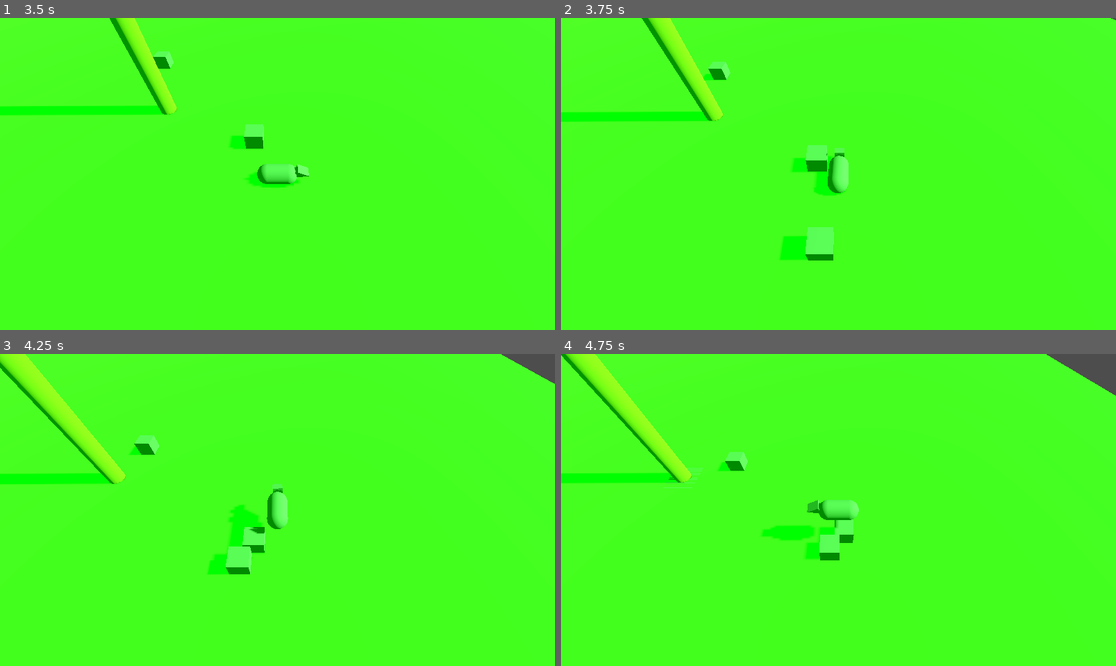
Above: before the commit, frames 1-4 (two rows, left to right).
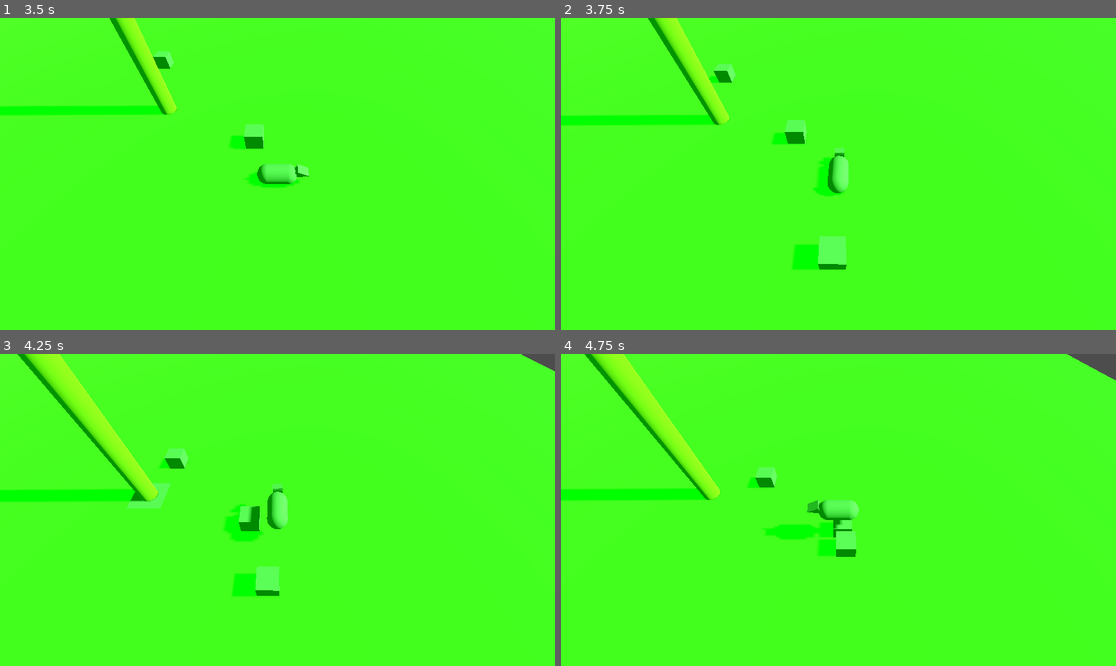
Above: after the commit, the same moments.

Repository: zepedaivanmx/rats
Game: Godot game, scene res://entities/mainMenu.tscn
Same seed, same stepped clock (60 frames per second), same inputs: the game is played once before the commit and once after it.
Inputs:
- Up to frame 1 (3.5 s): click "Play" at 0.5 s; tap Enter (ui_accept) at 1.25, 1.52, 2.27 s; hold Right (ui_right) 1.28-2.03 s; hold Down (ui_down) 2.03-2.78 s; hold Right (ui_right) from 2.78 s (still down)
- Up to frame 2 (3.75 s): release Right (ui_right) at 3.53 s; hold Up (ui_up) from 3.53 s (still down)
- Up to frame 3 (4.25 s): keep holding Up (ui_up); tap Enter (ui_accept) at 3.77 s
- Up to frame 4 (4.75 s): release Up (ui_up) at 4.28 s; hold Left (ui_left) from 4.28 s (still down); tap Enter (ui_accept) at 4.52 s

Frame 1 is identical in both runs. In frame 2, 4.1% of the frame differs, in the area x 0-100%, y 0-81%; in frame 3, 8.9%, in the area x 0-100%, y 0-78%; in frame 4, 7.2%.

Commit message:
Atack, Draw and Relase Properly working

Diff:
--- a/entities/forest_animal.tscn
+++ b/entities/forest_animal.tscn
@@ -6,9 +6,9 @@
 
 [sub_resource type="BoxMesh" id="BoxMesh_p4kmr"]
 
-[node name="ForestAnimal" type="Node3D" unique_id=1361003490 groups=["enemy"]]
+[node name="ForestAnimal" type="Node3D" unique_id=1361003490]
 
-[node name="CharacterBody3D" type="CharacterBody3D" parent="." unique_id=630647152]
+[node name="CharacterBody3D" type="CharacterBody3D" parent="." unique_id=630647152 groups=["enemy"]]
 script = ExtResource("1_p4kmr")
 
 [node name="CollisionShape3D" type="CollisionShape3D" parent="CharacterBody3D" unique_id=28214412]
--- a/scripts/forestAnimal.gd
+++ b/scripts/forestAnimal.gd
@@ -2,6 +2,7 @@
 
 @export var speed: float = 6.0
 @export var fuerza_arrastre: float = 5.5 # Velocidad con la que se lleva a la rata
+var base_speed: float = 0.0 # <--- ¡NUEVA VARIABLE PARA EVITAR EL ERROR!
 @onready var nav_agent: NavigationAgent3D = $NavigationAgent3D
 
 var arbol_objetivo: Node3D
@@ -13,6 +14,7 @@
 var gravity: float = ProjectSettings.get_setting("physics/3d/default_gravity")
 
 func _ready() -> void:
+	base_speed = speed # <--- Guardamos su velocidad original al nacer
 	await get_tree().physics_frame
 	arbol_objetivo = get_tree().get_first_node_in_group("CentralTree")
 	rata_objetivo = get_tree().get_first_node_in_group("rats") # Buscamos a la rata
--- a/scripts/ratDad.gd
+++ b/scripts/ratDad.gd
@@ -65,28 +65,47 @@
 		ejecutar_colazo()
 		cooldown_colazo = tiempo_colazo
 
+# --- RUTINA DE ATAQUES AUTOMÁTICOS MEJORADA ---
+	# (Pon esto dentro de tu _physics_process)
+
+	if cooldown_mordida > 0:
+		cooldown_mordida -= delta
+	else:
+		# Intenta morder. Si lo logra, entonces inicia el cooldown.
+		if ejecutar_mordida():
+			cooldown_mordida = tiempo_mordida
+
+	if cooldown_colazo > 0:
+		cooldown_colazo -= delta
+	else:
+		# Intenta dar el colazo. Si golpea a alguien, inicia el cooldown.
+		if ejecutar_colazo():
+			cooldown_colazo = tiempo_colazo
+
 
 # --- LÓGICA DE ATAQUES MODIFICADA ---
-func ejecutar_mordida():
-	# Desaparece de uno en uno usando 'break' para detener el ciclo tras el primer impacto
+# Devuelven un 'bool' para avisar si impactaron a alguien
+func ejecutar_mordida() -> bool:
 	for body in area_mordida.get_overlapping_bodies():
 		if body.has_method("desaparecer"):
 			body.desaparecer()
-			break
+			romper_arrastre() # <--- NUEVO: Nos liberamos del arrastre al morder
+			return true # ¡Éxito, mordimos a uno!
+	return false # No encontró a nadie, seguirá intentando cada fotograma
 
-func ejecutar_colazo():
+func ejecutar_colazo() -> bool:
 	var acerto_golpe = false
 	for body in area_colazo.get_overlapping_bodies():
-		if body is CharacterBody3D:
+		# Añadimos "body != self" por seguridad para que la rata no se intente pegar a sí misma
+		if body is CharacterBody3D and body.has_method("recibir_impacto") and body != self:
 			var empuje = (body.global_position - global_position).normalized() * 15.0
+			body.recibir_impacto(empuje)
+			acerto_golpe = true
 
-			if body.has_method("recibir_impacto"):
-				body.recibir_impacto(empuje)
-				acerto_golpe = true
-
-	# Si golpeamos a alguien, nos liberamos del arrastre
 	if acerto_golpe:
 		romper_arrastre()
+
+	return acerto_golpe
 
 # --- MÉTODOS DE CONTROL DE ARRASTRE ---
 func aplicar_arrastre(fuerza: Vector3):
@@ -98,10 +117,11 @@
 
 
 func _on_aura_area_body_entered(body: Node3D) -> void:
-	if body.is_in_group("enemy"):
-		body.speed = body.base_speed * 0.5
+	# Dejamos esto vacío con "pass" para no alterar la velocidad enemiga
+	# Opcionalmente, puedes eliminar esta función y desconectar la señal si no la usarás para nada más
+	pass
 
 
 func _on_aura_area_body_exited(body: Node3D) -> void:
 	if body.is_in_group("enemy"):
-		body.speed = body.base_speed
+		romper_arrastre() # <--- NUEVO: Si el enemigo se aleja, nos suelta
Not shown: 1 places in entities/ratDad.tscn that only renumber resources
